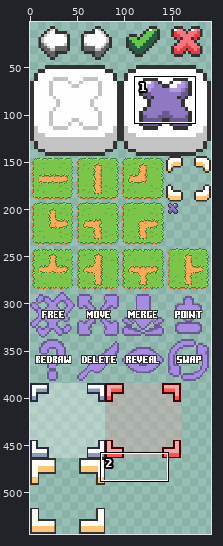
A sprite sheet gets an edit: assets/graphics/sprites/gui.png. The first picture is a wide view before the edit; the outline marks the close-up.
Close-up. Before the edit:
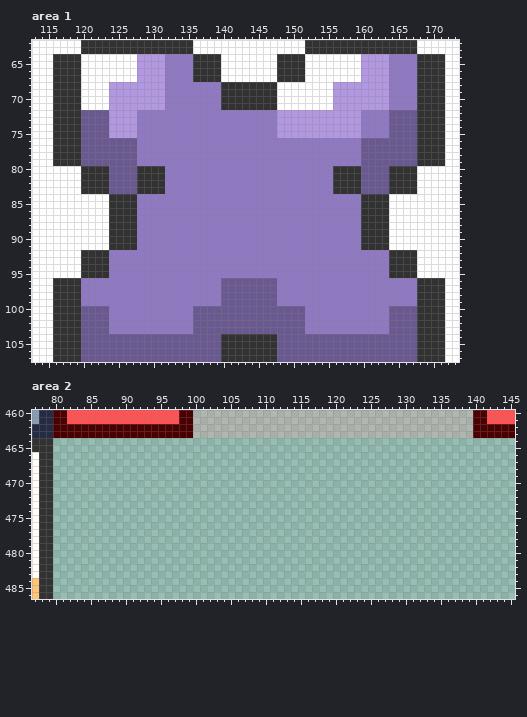
The file is 192x544 pixels. Colours within 5 levels of each other are drawn and written as one. Shown: area 1: x 113..173, y 62..107; area 2: x 77..145, y 460..486. The wide view leaves out empty margins.
Once edited:
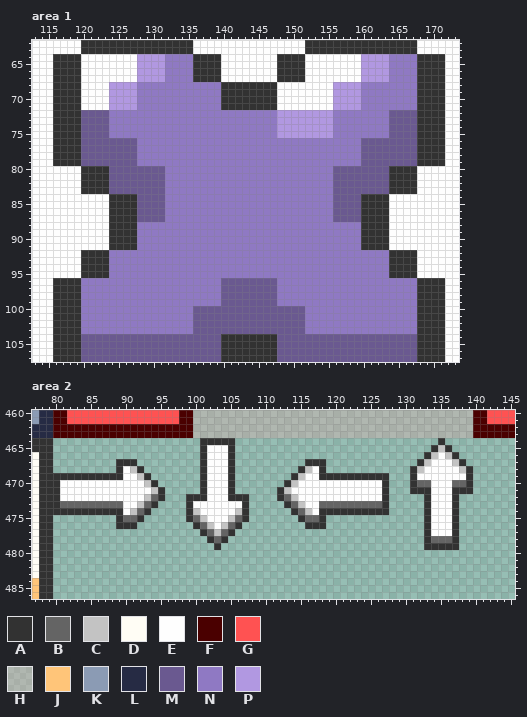
Palette (. is transparent): A #323232  B #646464  C #c3c3c3  D #fffdf5  E #fefefe  F #4a0000  G #ff5252  H #eda8a84d  J #ffc579  K #8b9bb4  L #262b44  M #6a5990  N #8f79c3  P #b198e1
The edit:
--- area 1
@@ x 113..173 @@
  67 EEEAAAAEEEEEEEEPPPPNNNNAAAAEEEEEEEEAAAAEEEEEEEEPPPPNNNNAAAAEE
- 68 EEEAAAAEEEEPPPPPPPPNNNNNNNNAAAAAAAAEEEEEEEEPPPPPPPPNNNNAAAAEE
- 69 EEEAAAAEEEEPPPPPPPPNNNNNNNNAAAAAAAAEEEEEEEEPPPPPPPPNNNNAAAAEE
- 70 EEEAAAAEEEEPPPPPPPPNNNNNNNNAAAAAAAAEEEEEEEEPPPPPPPPNNNNAAAAEE
- 71 EEEAAAAEEEEPPPPPPPPNNNNNNNNAAAAAAAAEEEEEEEEPPPPPPPPNNNNAAAAEE
- 72 EEEAAAAMMMMPPPPNNNNNNNNNNNNNNNNNNNNPPPPPPPPPPPPNNNNMMMMAAAAEE
- 73 EEEAAAAMMMMPPPPNNNNNNNNNNNNNNNNNNNNPPPPPPPPPPPPNNNNMMMMAAAAEE
- 74 EEEAAAAMMMMPPPPNNNNNNNNNNNNNNNNNNNNPPPPPPPPPPPPNNNNMMMMAAAAEE
- 75 EEEAAAAMMMMPPPPNNNNNNNNNNNNNNNNNNNNPPPPPPPPPPPPNNNNMMMMAAAAEE
+ 68 EEEAAAAEEEEPPPPNNNNNNNNNNNNAAAAAAAAEEEEEEEEPPPPNNNNNNNNAAAAEE
+ 69 EEEAAAAEEEEPPPPNNNNNNNNNNNNAAAAAAAAEEEEEEEEPPPPNNNNNNNNAAAAEE
+ 70 EEEAAAAEEEEPPPPNNNNNNNNNNNNAAAAAAAAEEEEEEEEPPPPNNNNNNNNAAAAEE
+ 71 EEEAAAAEEEEPPPPNNNNNNNNNNNNAAAAAAAAEEEEEEEEPPPPNNNNNNNNAAAAEE
+ 72 EEEAAAAMMMMNNNNNNNNNNNNNNNNNNNNNNNNPPPPPPPPNNNNNNNNMMMMAAAAEE
+ 73 EEEAAAAMMMMNNNNNNNNNNNNNNNNNNNNNNNNPPPPPPPPNNNNNNNNMMMMAAAAEE
+ 74 EEEAAAAMMMMNNNNNNNNNNNNNNNNNNNNNNNNPPPPPPPPNNNNNNNNMMMMAAAAEE
+ 75 EEEAAAAMMMMNNNNNNNNNNNNNNNNNNNNNNNNPPPPPPPPNNNNNNNNMMMMAAAAEE
  76 EEEAAAAMMMMMMMMNNNNNNNNNNNNNNNNNNNNNNNNNNNNNNNNMMMMMMMMAAAAEE
@@ x 126..161 @@
  79 MMNNNNNNNNNNNNNNNNNNNNNNNNNNNNNNNNMM
- 80 MMAAAANNNNNNNNNNNNNNNNNNNNNNNNAAAAMM
- 81 MMAAAANNNNNNNNNNNNNNNNNNNNNNNNAAAAMM
- 82 MMAAAANNNNNNNNNNNNNNNNNNNNNNNNAAAAMM
- 83 MMAAAANNNNNNNNNNNNNNNNNNNNNNNNAAAAMM
- 84 AANNNNNNNNNNNNNNNNNNNNNNNNNNNNNNNNAA
- 85 AANNNNNNNNNNNNNNNNNNNNNNNNNNNNNNNNAA
- 86 AANNNNNNNNNNNNNNNNNNNNNNNNNNNNNNNNAA
- 87 AANNNNNNNNNNNNNNNNNNNNNNNNNNNNNNNNAA
+ 80 MMMMMMNNNNNNNNNNNNNNNNNNNNNNNNMMMMMM
+ 81 MMMMMMNNNNNNNNNNNNNNNNNNNNNNNNMMMMMM
+ 82 MMMMMMNNNNNNNNNNNNNNNNNNNNNNNNMMMMMM
+ 83 MMMMMMNNNNNNNNNNNNNNNNNNNNNNNNMMMMMM
+ 84 AAMMMMNNNNNNNNNNNNNNNNNNNNNNNNMMMMAA
+ 85 AAMMMMNNNNNNNNNNNNNNNNNNNNNNNNMMMMAA
+ 86 AAMMMMNNNNNNNNNNNNNNNNNNNNNNNNMMMMAA
+ 87 AAMMMMNNNNNNNNNNNNNNNNNNNNNNNNMMMMAA
  88 AANNNNNNNNNNNNNNNNNNNNNNNNNNNNNNNNAA
@@ x 113..173 @@
  99 EEEAAAANNNNNNNNNNNNNNNNNNNNMMMMMMMMNNNNNNNNNNNNNNNNNNNNAAAAEE
-100 EEEAAAAMMMMNNNNNNNNNNNNMMMMMMMMMMMMMMMMNNNNNNNNNNNNMMMMAAAAEE
-101 EEEAAAAMMMMNNNNNNNNNNNNMMMMMMMMMMMMMMMMNNNNNNNNNNNNMMMMAAAAEE
-102 EEEAAAAMMMMNNNNNNNNNNNNMMMMMMMMMMMMMMMMNNNNNNNNNNNNMMMMAAAAEE
-103 EEEAAAAMMMMNNNNNNNNNNNNMMMMMMMMMMMMMMMMNNNNNNNNNNNNMMMMAAAAEE
+100 EEEAAAANNNNNNNNNNNNNNNNMMMMMMMMMMMMMMMMNNNNNNNNNNNNNNNNAAAAEE
+101 EEEAAAANNNNNNNNNNNNNNNNMMMMMMMMMMMMMMMMNNNNNNNNNNNNNNNNAAAAEE
+102 EEEAAAANNNNNNNNNNNNNNNNMMMMMMMMMMMMMMMMNNNNNNNNNNNNNNNNAAAAEE
+103 EEEAAAANNNNNNNNNNNNNNNNMMMMMMMMMMMMMMMMNNNNNNNNNNNNNNNNAAAAEE
 104 EEEAAAAMMMMMMMMMMMMMMMMMMMMAAAAAAAAMMMMMMMMMMMMMMMMMMMMAAAAEE
--- area 2
@@ x 77..145 @@
 463 LLLFFFFFFFFFFFFFFFFFFFFHHHHHHHHHHHHHHHHHHHHHHHHHHHHHHHHHHHHHHHHFFFFFF
-464 AAA..................................................................
-465 AAA..................................................................
-466 DAA..................................................................
-467 DAA..................................................................
-468 DAA..................................................................
-469 DAA..................................................................
-470 DAA..................................................................
-471 DAA..................................................................
-472 DAA..................................................................
-473 DAA..................................................................
-474 DAA..................................................................
-475 DAA..................................................................
-476 DAA..................................................................
-477 DAA..................................................................
-478 DAA..................................................................
-479 DAA..................................................................
+464 AAA.....................AAAAA.............................A..........
+465 AAA.....................AEEEA............................ACA.........
+466 DAA.....................AEEEA...........................ACECA........
+467 DAA.........AAA.........AEEEA..........AAA.............ACEEECA.......
+468 DAA.........AECA........AEEEA.........ACEA............ACEEEEECA......
+469 DAAAAAAAAAAAAEECA.......AEEEA........ACEEAAAAAAAAAA...AEEEEEEEA......
+470 DAAAEEEEEEEEEEEECA......AEEEA.......ACEEEEEEEEEEEEA...ABBEEEBBA......
+471 DAAAEEEEEEEEEEEEECA.....AEEEA......ACEEEEEEEEEEEEEA...AAAEEEAAA......
+472 DAAAEEEEEEEEEEEECBA...AAAEEEAAA....ABCEEEEEEEEEEEEA.....AEEEA........
+473 DAAABBBBBBBBBEECBA....AEEEEEEEA.....ABCEEBBBBBBBBBA.....AEEEA........
+474 DAAAAAAAAAAAAECBA.....ACEEEEECA......ABCEAAAAAAAAAA.....AEEEA........
+475 DAA.........ABBA......ABCEEECBA.......ABBA..............AEEEA........
+476 DAA.........AAA........ABCECBA.........AAA..............AEEEA........
+477 DAA.....................ABCBA...........................AEEEA........
+478 DAA......................ABA............................ABBBA........
+479 DAA.......................A.............................AAAAA........
 480 DAA..................................................................
